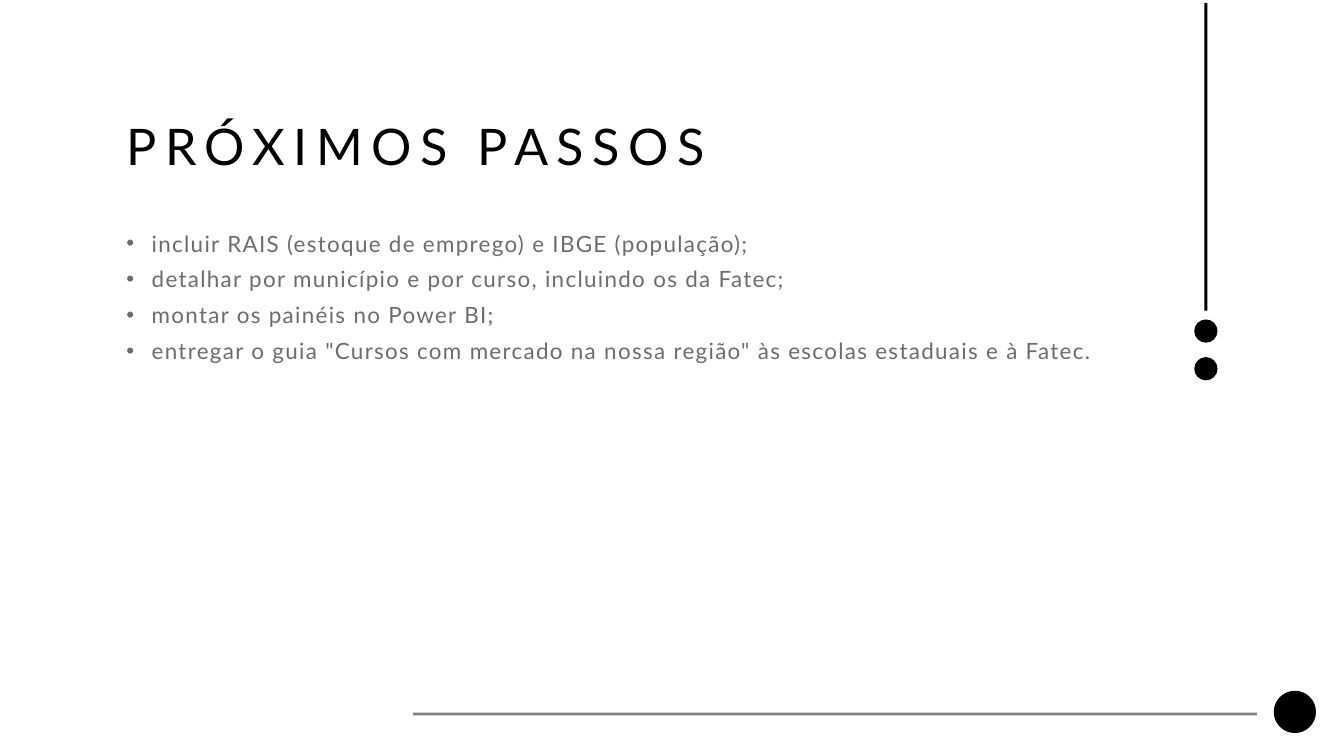
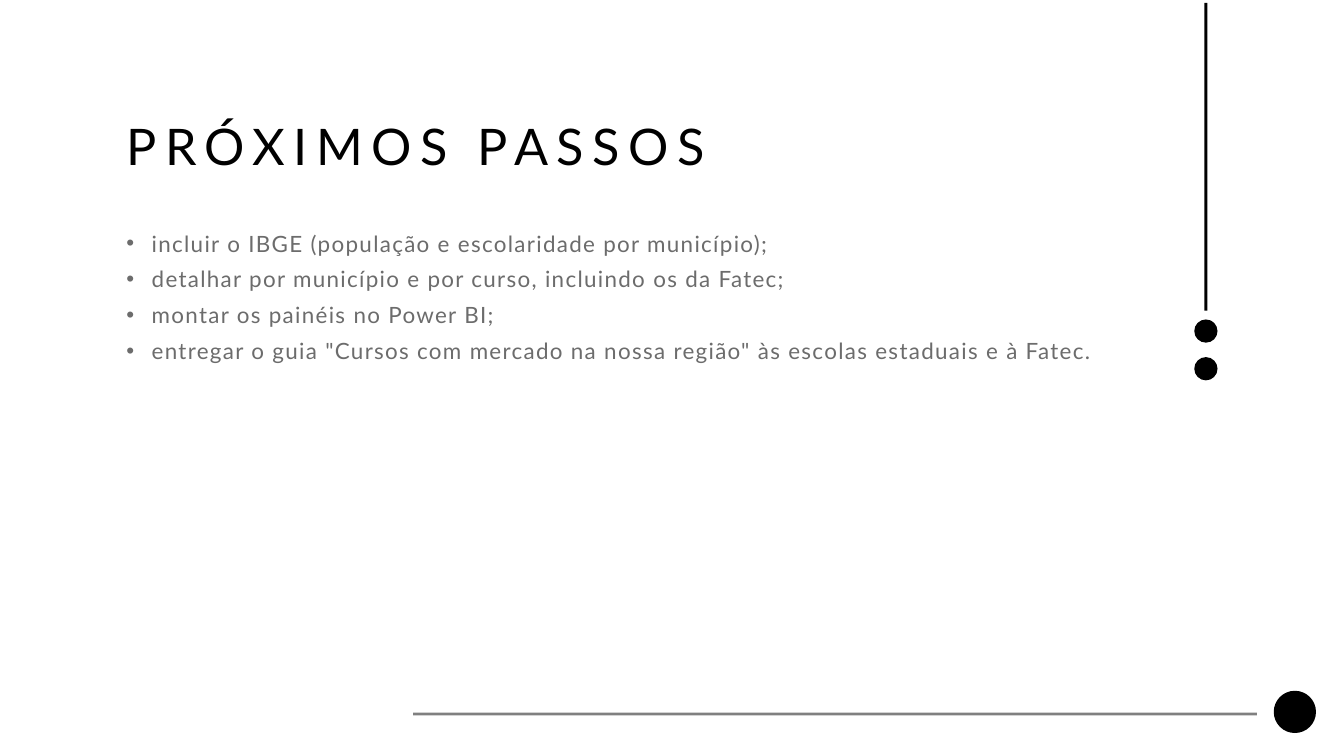
Before and after one commit to guilherme-ndo/projetointegrador-ii, a slide deck: slide 15 of docs/apresentacao_pi2.pptx (slide 14 before the commit). Drawn at 1344x756 pixels with LibreOffice and Linux fonts; fonts in the diff are those of the drawing; background and template pictures are left out. Boxes give left, top, right and bottom in pixels: in the first picture for what was removed or moved away, otherwise in the second. Text is boxed around its words. In the diff, an @@ line names an element or a change of style, - is before the commit and + after.

```diff
--- a/docs/apresentacao_pi2.pptx
+++ b/docs/apresentacao_pi2.pptx
@@ text at (x1=152, y1=235, x2=767, y2=256): text changed @@
-• incluir RAIS (estoque de emprego) e IBGE (população);
+• incluir o IBGE (população e escolaridade por município);
```
Also in this commit, not shown: 3 other slides changed, 1 slide added, 11 other files.
